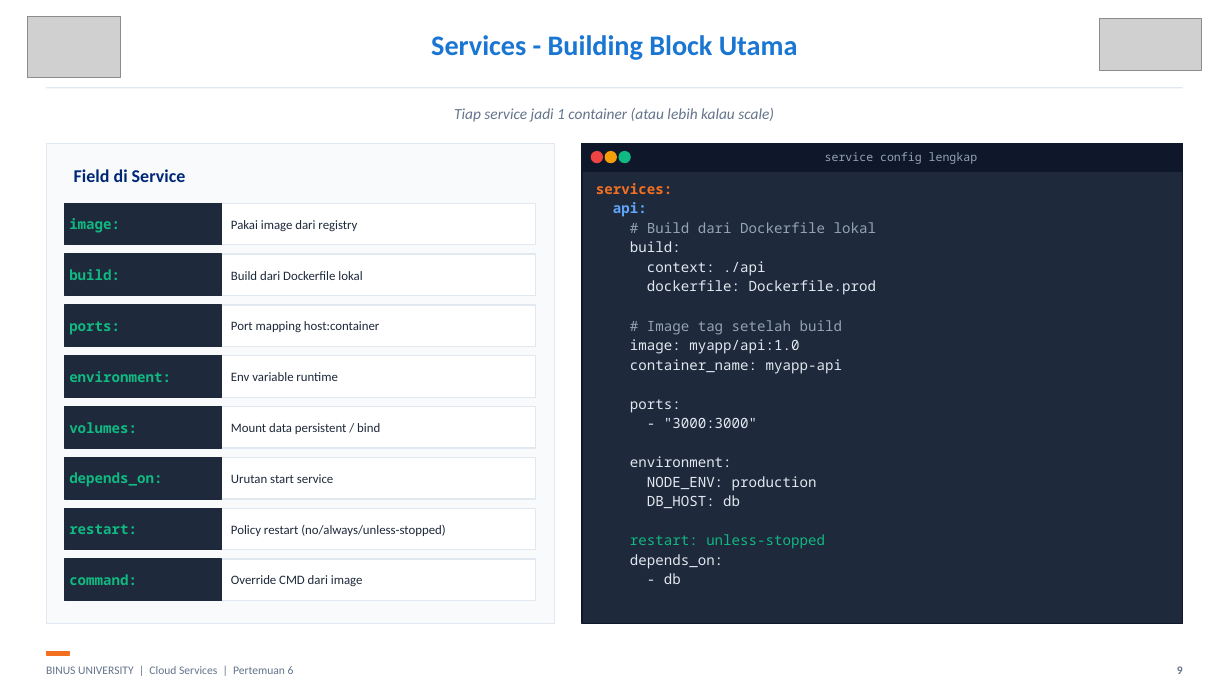
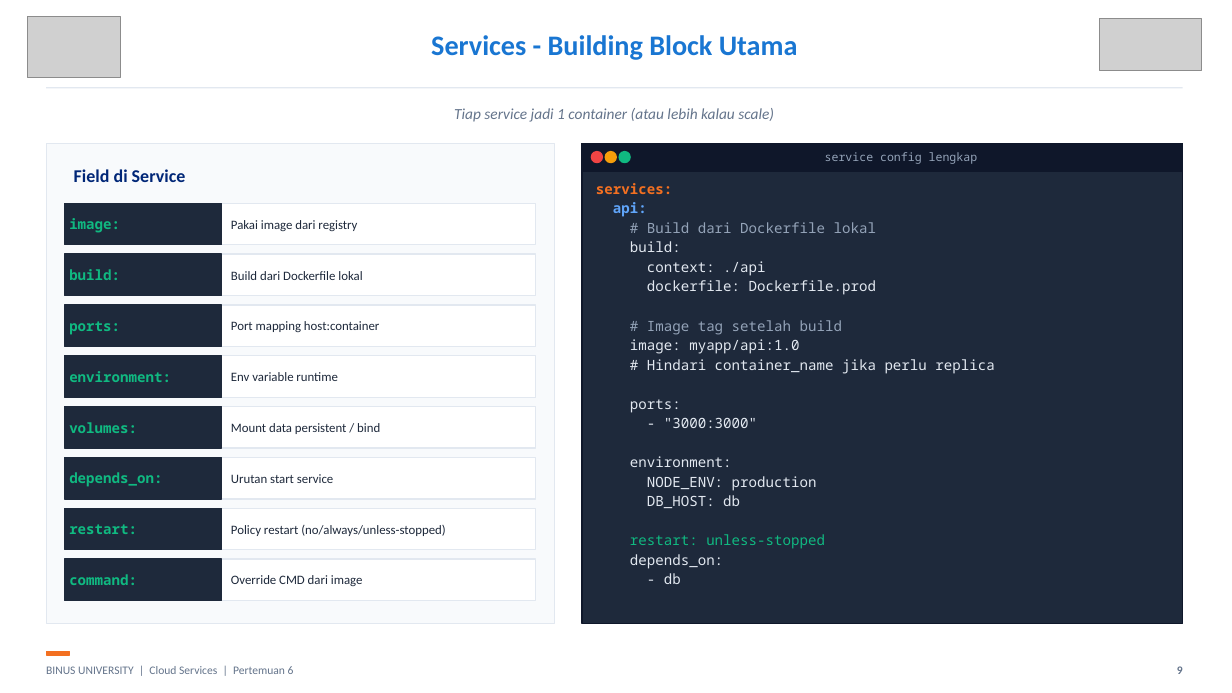
Before and after one commit to SeedFlora/meet6CloudService, a slide deck: slide 9 of slides/Teori_Pertemuan_06.pptx. Drawn at 1232x693 pixels with LibreOffice and Linux fonts; fonts in the diff are those of the drawing; grey boxes stand for pictures. Boxes give left, top, right and bottom in pixels: in the first picture for what was removed or moved away, otherwise in the second. Text is boxed around its words. In the diff, an @@ line names an element or a change of style, - is before the commit and + after.

```diff
--- a/slides/Teori_Pertemuan_06.pptx
+++ b/slides/Teori_Pertemuan_06.pptx
@@ text at [647,359,994,374]: text changed @@
-container_name: myapp-api
+# Hindari container_name jika perlu replica
```
Also in this commit, not shown: 17 other slides changed, 4 other files.
